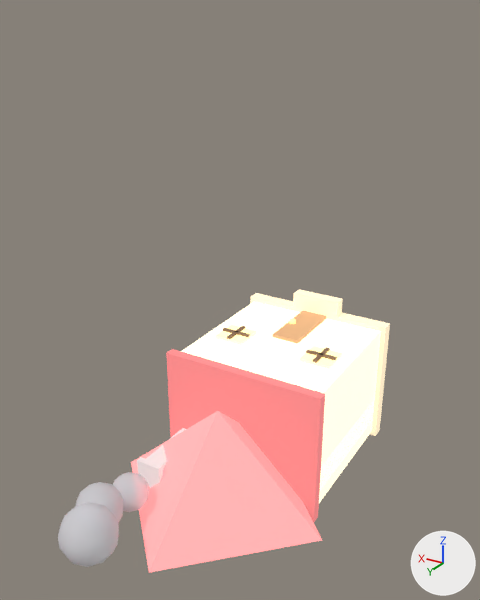
The glTF model assets/procedural/pretty/house_small.glb: old version first, new version second.
Both versions are drawn from a camera (50 mm lens) standing at (-2.86, 6.56, 3.84) and looking at (0.18, 1.51, 1.31). The axes (+X, +Y, +Z) are drawn at lower right. The lights are the same throughout. The first picture is the older version. Where no turn or scale is listed for an object, it has been applied to the vertices.

Script lines for the objects in view, before the commit:
```python
ob_base_foundation = bpy.data.objects.new('base_foundation', me_立方体_034)
ob_base_foundation.location = (0.0, 0.07, 0.0)
ob_base_foundation.scale = (1.7, 0.14, 1.4)
ob_base_step = bpy.data.objects.new('base_step', me_立方体_033)
ob_base_step.location = (0.0, 0.07, 0.78)
ob_base_step.scale = (0.55, 0.14, 0.18)
ob_body = bpy.data.objects.new('body', me_立方体_021)
ob_body.location = (0.0, 0.85, 0.0)
ob_body.scale = (1.6, 1.7, 1.3)
ob_body_shadow = bpy.data.objects.new('body_shadow', me_立方体_022)
ob_body_shadow.location = (0.0, 0.85, -0.35)
ob_body_shadow.scale = (1.6, 1.7, 0.3)
ob_door = bpy.data.objects.new('door', me_立方体_023)
ob_door.location = (0.0, 0.45, 0.66)
ob_door.scale = (0.3, 0.85, 0.04)
ob_roof_main = bpy.data.objects.new('roof_main', me_锥体_058)
ob_roof_main.location = (0.0, 2.2, 0.0)
ob_smoke3 = bpy.data.objects.new('smoke3', me_球体_053)
ob_smoke3.location = (0.5, 3.45, -0.2)
ob_window_l = bpy.data.objects.new('window_l', me_立方体_024)
ob_window_l.location = (-0.5, 1.05, 0.66)
ob_window_l.scale = (0.32, 0.32, 0.04)
ob_window_r = bpy.data.objects.new('window_r', me_立方体_025)
ob_window_r.location = (0.5, 1.05, 0.66)
ob_window_r.scale = (0.32, 0.32, 0.04)
# also in view: 'roof_skirting' at (0.0, 1.78, 0.0); 'smoke1' at (0.55, 2.85, -0.2); 'smoke2' at (0.65, 3.15, -0.2)
```
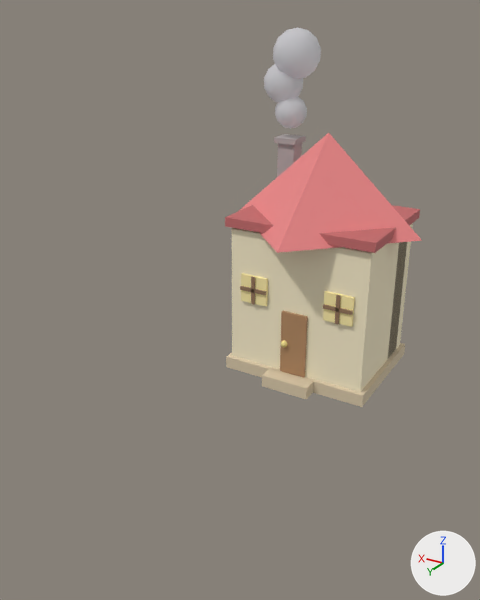
Changed parts and their boxes [x1, y1, x2, y2] in the pictures (480 x 600 px):
'roof_main', recoloured, surface changed, moved: before [131, 411, 322, 573]; after [239, 133, 422, 253]
'body', surface changed, moved, rescaled: before [181, 302, 381, 503]; after [231, 223, 413, 392]
'roof_skirting', recoloured, surface changed, moved, rescaled: before [166, 349, 325, 522]; after [225, 205, 420, 253]
'smoke3', moved: before [58, 503, 119, 567]; after [273, 27, 321, 79]
'base_foundation', recoloured, surface changed, moved, rescaled: before [250, 293, 390, 436]; after [226, 343, 405, 407]
'smoke2', moved: before [76, 482, 123, 523]; after [264, 64, 303, 103]
'door', recoloured, surface changed, moved, rescaled: before [273, 311, 326, 343]; after [280, 311, 308, 378]
'base_step', recoloured, surface changed: [262, 289, 343, 399] in both
'smoke1', moved: before [113, 472, 149, 512]; after [275, 96, 307, 129]
'window_l', surface changed, moved, rescaled (23% narrower, 54% taller): before [300, 346, 342, 369]; after [323, 291, 355, 327]
'body_shadow', recoloured, surface changed, moved, rescaled: before [320, 401, 374, 489]; after [388, 242, 407, 359]
'window_r', surface changed, moved, rescaled (32% narrower, 62% taller): before [216, 325, 256, 345]; after [241, 273, 268, 306]
'chimney', recoloured, surface changed, moved, rescaled: before [146, 428, 186, 470]; after [277, 143, 302, 177]
'chimney_top', recoloured, surface changed, moved, rescaled: before [137, 457, 163, 488]; after [274, 134, 306, 145]
'window_cross_l_h', moved, rescaled: before [306, 350, 337, 360]; after [323, 304, 353, 315]
'window_cross_r_h', moved: before [223, 328, 250, 337]; after [240, 286, 266, 295]
'window_cross_r_v', moved, rescaled: before [227, 326, 245, 339]; after [251, 276, 255, 304]

Diff of the bpy script that builds the scene:
```diff
--- a/assets/procedural/pretty/house_small.glb.py
+++ b/assets/procedural/pretty/house_small.glb.py
@@ mat_house_wall @@
 mat_house_wall.emission_color = (0.95, 0.85, 0.6)  # beige #f9edcb
-mat_house_wall.emission_strength = 1.0
@@ mat_house_wall_shadow @@
 mat_house_wall_shadow.roughness = 0.9
-mat_house_wall_shadow.emission_color = (0.7, 0.58, 0.4)  # beige #dac8aa
-mat_house_wall_shadow.emission_strength = 1.0
@@ mat_house_door @@
 mat_house_door.roughness = 0.85
-mat_house_door.emission_color = (0.45, 0.25, 0.12)  # orange #b38961
-mat_house_door.emission_strength = 1.0
@@ mat_house_window @@
 mat_house_window.emission_color = (1.0, 0.85, 0.4)  # beige #ffedaa
-mat_house_window.emission_strength = 1.0
@@ mat_house_roof @@
 mat_house_roof.roughness = 0.7
-mat_house_roof.emission_color = (0.85, 0.25, 0.25)  # pink #ed8989
-mat_house_roof.emission_strength = 1.0
@@ mat_house_roof_dark @@
 mat_house_roof_dark.roughness = 0.7
-mat_house_roof_dark.emission_color = (0.55, 0.15, 0.15)  # pink #c46c6c
-mat_house_roof_dark.emission_strength = 1.0
@@ mat_house_chimney @@
 mat_house_chimney.roughness = 0.95
-mat_house_chimney.emission_color = (0.45, 0.4, 0.4)  # grey #b3aaaa
-mat_house_chimney.emission_strength = 1.0
@@ ob_body @@
 ob_body = bpy.data.objects.new('body', me_立方体_021)
-ob_body.location = (0.0, 0.85, 0.0)
-ob_body.scale = (1.6, 1.7, 1.3)
+ob_body.location = (0.0, 0.0, 0.85)
+ob_body.scale = (1.6, 1.3, 1.7)
@@ ob_body_shadow @@
 ob_body_shadow = bpy.data.objects.new('body_shadow', me_立方体_022)
-ob_body_shadow.location = (0.0, 0.85, -0.35)
-ob_body_shadow.scale = (1.6, 1.7, 0.3)
+ob_body_shadow.location = (0.0, -0.35, 0.85)
+ob_body_shadow.scale = (1.6, 0.3, 1.7)
@@ ob_door @@
 ob_door = bpy.data.objects.new('door', me_立方体_023)
-ob_door.location = (0.0, 0.45, 0.66)
-ob_door.scale = (0.3, 0.85, 0.04)
+ob_door.location = (0.0, 0.66, 0.45)
+ob_door.scale = (0.3, 0.04, 0.85)
@@ ob_window_l @@
 ob_window_l = bpy.data.objects.new('window_l', me_立方体_024)
-ob_window_l.location = (-0.5, 1.05, 0.66)
-ob_window_l.scale = (0.32, 0.32, 0.04)
+ob_window_l.location = (-0.5, 0.66, 1.05)
+ob_window_l.scale = (0.32, 0.04, 0.32)
@@ ob_window_r @@
 ob_window_r = bpy.data.objects.new('window_r', me_立方体_025)
-ob_window_r.location = (0.5, 1.05, 0.66)
-ob_window_r.scale = (0.32, 0.32, 0.04)
+ob_window_r.location = (0.5, 0.66, 1.05)
+ob_window_r.scale = (0.32, 0.04, 0.32)
@@ ob_window_cross_l_h @@
 ob_window_cross_l_h = bpy.data.objects.new('window_cross_l_h', me_立方体_026)
-ob_window_cross_l_h.location = (-0.5, 1.05, 0.69)
-ob_window_cross_l_h.scale = (0.32, 0.04, 0.02)
+ob_window_cross_l_h.location = (-0.5, 0.69, 1.05)
+ob_window_cross_l_h.scale = (0.32, 0.02, 0.04)
@@ ob_window_cross_r_h @@
 ob_window_cross_r_h = bpy.data.objects.new('window_cross_r_h', me_立方体_028)
-ob_window_cross_r_h.location = (0.5, 1.05, 0.69)
+ob_window_cross_r_h.location = (0.5, 0.69, 1.05)
 ob_window_cross_r_h.scale = (0.32, 0.04, 0.02)
@@ ob_window_cross_r_v @@
 ob_window_cross_r_v = bpy.data.objects.new('window_cross_r_v', me_立方体_029)
-ob_window_cross_r_v.location = (0.5, 1.05, 0.69)
-ob_window_cross_r_v.scale = (0.04, 0.32, 0.02)
+ob_window_cross_r_v.location = (0.5, 0.69, 1.05)
+ob_window_cross_r_v.scale = (0.04, 0.02, 0.32)
@@ ob_roof_main @@
 ob_roof_main = bpy.data.objects.new('roof_main', me_锥体_058)
-ob_roof_main.location = (0.0, 2.2, 0.0)
+ob_roof_main.location = (0.0, 0.0, 2.2)
@@ ob_roof_skirting @@
 ob_roof_skirting = bpy.data.objects.new('roof_skirting', me_立方体_030)
-ob_roof_skirting.location = (0.0, 1.78, 0.0)
-ob_roof_skirting.scale = (1.7, 0.1, 1.4)
+ob_roof_skirting.location = (0.0, 0.0, 1.78)
+ob_roof_skirting.scale = (1.7, 1.4, 0.1)
@@ ob_chimney @@
 ob_chimney = bpy.data.objects.new('chimney', me_立方体_031)
-ob_chimney.location = (0.55, 2.2, -0.2)
-ob_chimney.scale = (0.2, 0.65, 0.2)
+ob_chimney.location = (0.55, -0.2, 2.2)
+ob_chimney.scale = (0.2, 0.2, 0.65)
@@ ob_chimney_top @@
 ob_chimney_top = bpy.data.objects.new('chimney_top', me_立方体_032)
-ob_chimney_top.location = (0.55, 2.55, -0.2)
-ob_chimney_top.scale = (0.26, 0.06, 0.26)
+ob_chimney_top.location = (0.55, -0.2, 2.55)
+ob_chimney_top.scale = (0.26, 0.26, 0.06)
@@ ob_smoke1 @@
 ob_smoke1 = bpy.data.objects.new('smoke1', me_球体_051)
-ob_smoke1.location = (0.55, 2.85, -0.2)
+ob_smoke1.location = (0.55, -0.2, 2.85)
@@ ob_smoke2 @@
 ob_smoke2 = bpy.data.objects.new('smoke2', me_球体_052)
-ob_smoke2.location = (0.65, 3.15, -0.2)
+ob_smoke2.location = (0.65, -0.2, 3.15)
@@ ob_smoke3 @@
 ob_smoke3 = bpy.data.objects.new('smoke3', me_球体_053)
-ob_smoke3.location = (0.5, 3.45, -0.2)
+ob_smoke3.location = (0.5, -0.2, 3.45)
@@ ob_base_foundation @@
 ob_base_foundation = bpy.data.objects.new('base_foundation', me_立方体_034)
-ob_base_foundation.location = (0.0, 0.07, 0.0)
-ob_base_foundation.scale = (1.7, 0.14, 1.4)
+ob_base_foundation.location = (0.0, 0.0, 0.07)
+ob_base_foundation.scale = (1.7, 1.4, 0.14)
```
